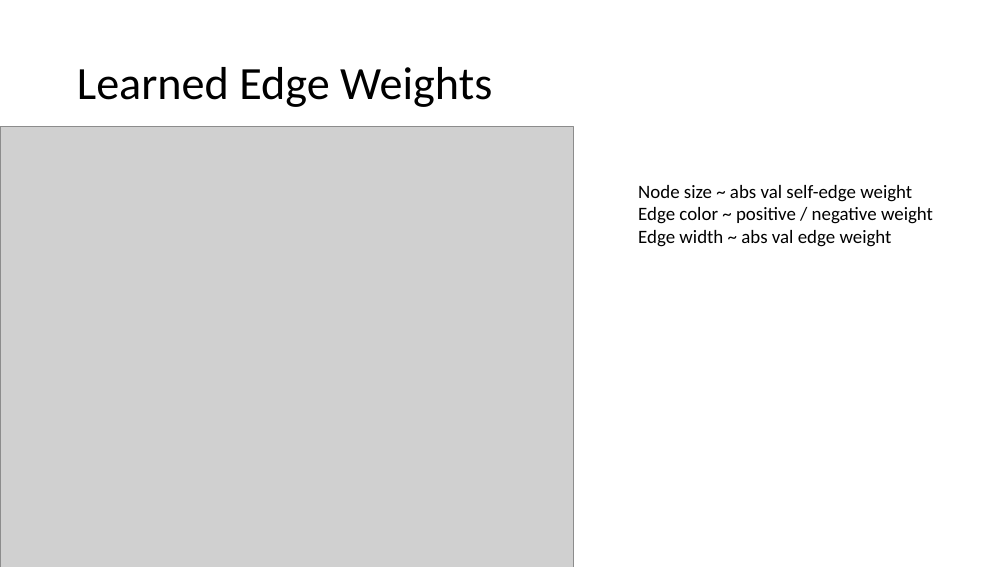
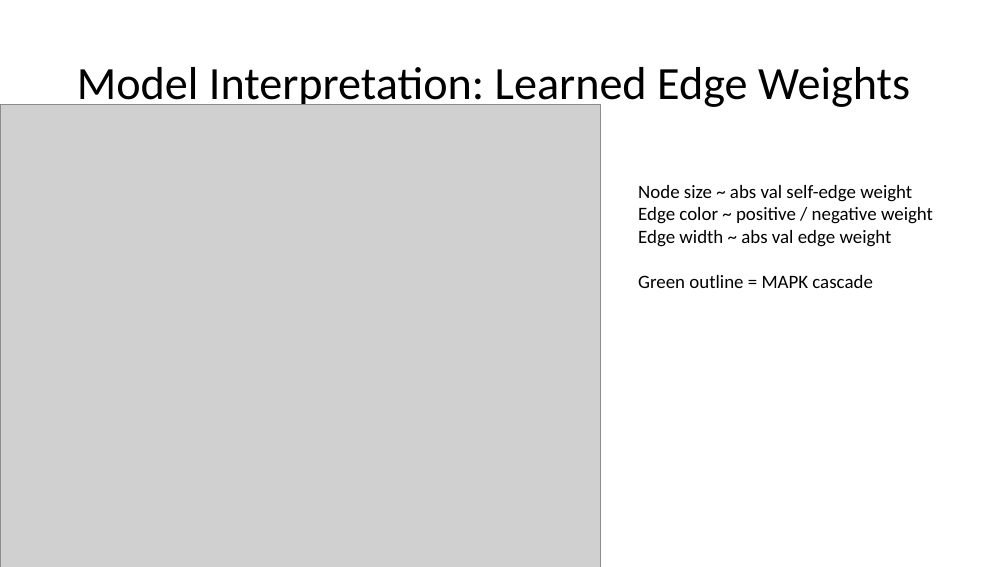
Before and after one commit to nathanieljevans/TrojanArrow, a slide deck: slide 9 of docs/evans_final.pptx (slide 6 before the commit). Drawn at 1008x567 pixels with LibreOffice and Linux fonts; fonts in the diff are those of the drawing; grey boxes stand for pictures. Boxes give left, top, right and bottom in pixels: in the first picture for what was removed or moved away, otherwise in the second. Text is boxed around its words. In the diff, an @@ line names an element or a change of style, - is before the commit and + after.

```diff
--- a/docs/evans_final.pptx
+++ b/docs/evans_final.pptx
@@ title at <box>77,67,910,111</box>: text changed @@
-Learned Edge Weights
+Model Interpretation: Learned Edge Weights
@@ picture: place and size @@
-picture at <box>0,127,573,567</box>
+picture at <box>0,105,600,567</box>
@@ text at <box>638,275,872,288</box>: paragraph added @@
+Green outline = MAPK cascade
```
Also in this commit, not shown: 3 other slides changed, 11 slides added, 2 slides removed, 1 other file.
